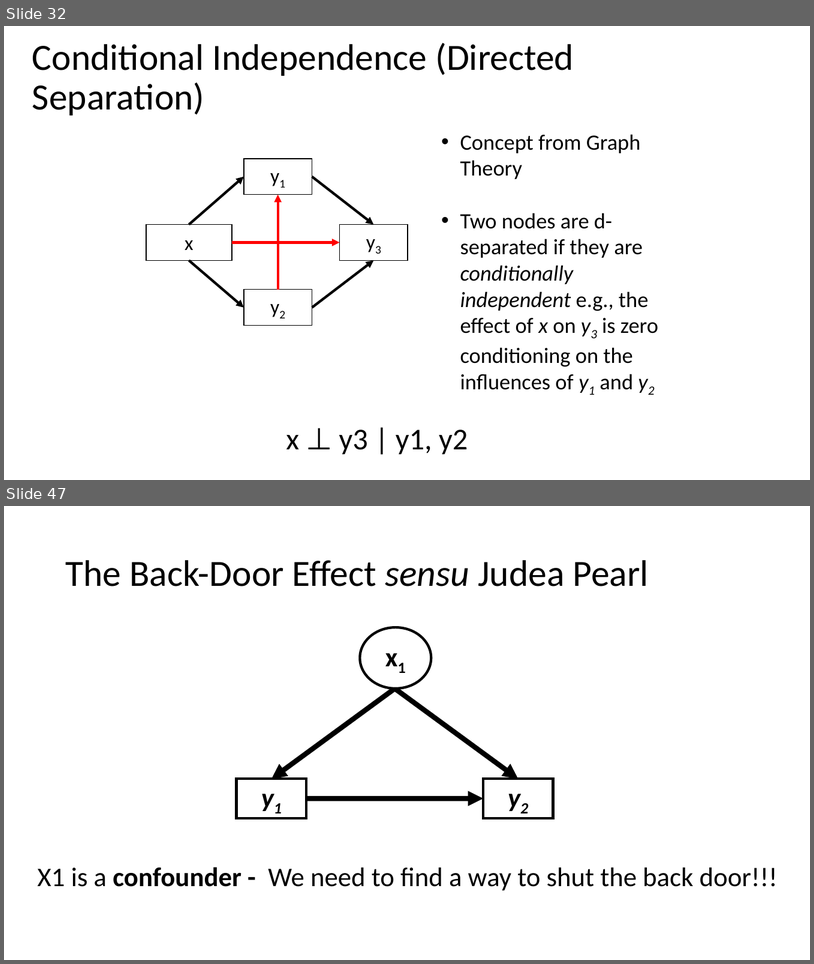
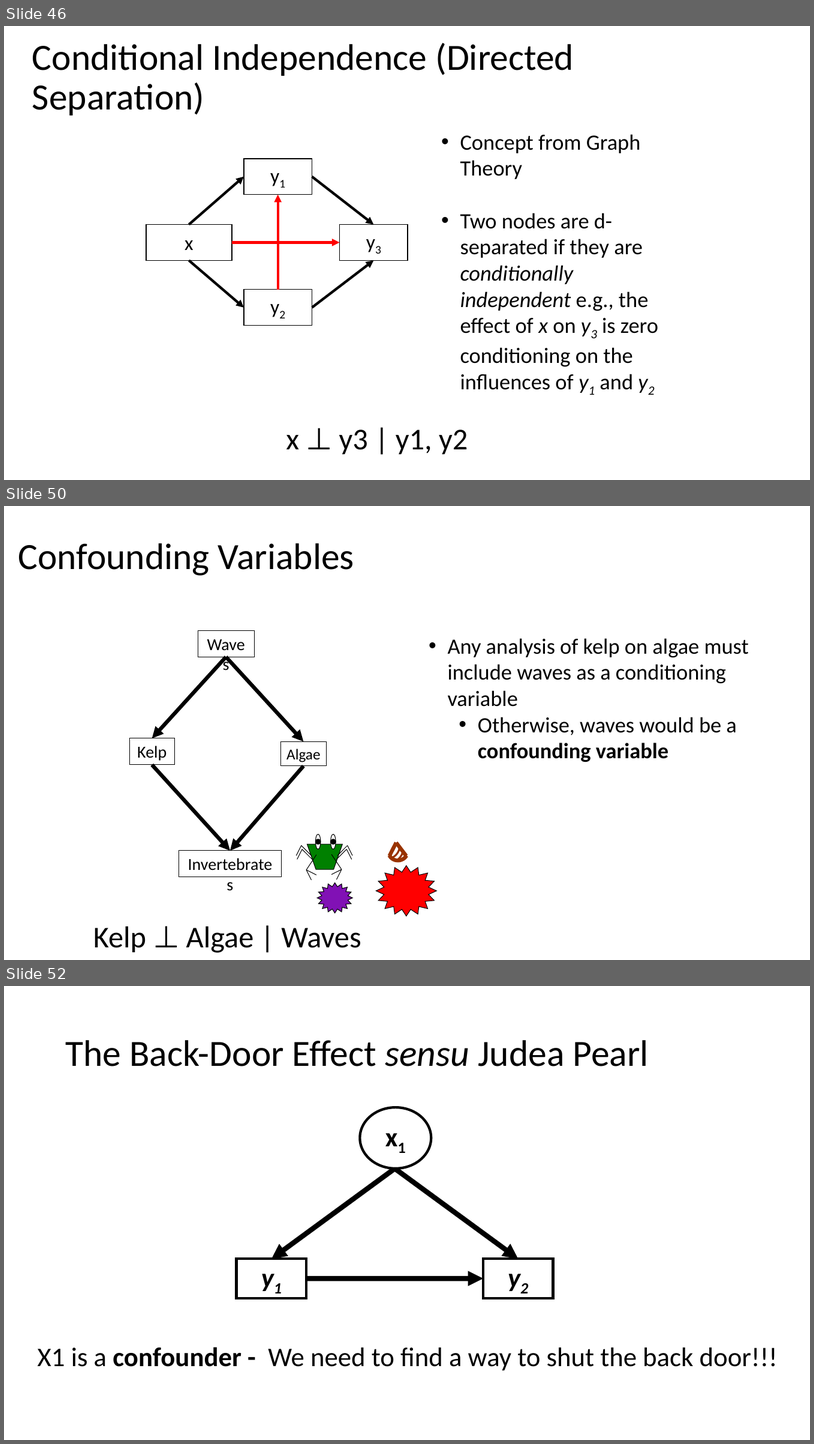
Before and after one commit to biol607/biol607.github.io, a slide deck: lectures/causal_diagrams.pptx. Shown one above the other, each under a label of ours: slides 32 and 47 before the commit, slides 46, 50 and 52 after it; the slides between them are not shown. The pictures are 814x964 and 814x1444 pixels, drawn with LibreOffice and Linux fonts; fonts in the diff are those of the drawing. Boxes give left, top, right and bottom in pixels: in the first picture for what was removed or moved away, otherwise in the second. Text is boxed around its words. In the diff, an @@ line names an element or a change of style, - is before the commit and + after.

```diff
--- a/lectures/causal_diagrams.pptx
+++ b/lectures/causal_diagrams.pptx
@@ slide 50 added at [4,506,810,960], background #FFFFFF @@
@@ title added at [18,543,354,576], 44 pt, text #000000 @@
+Confounding Variables
@@ rectangle added at [198,631,254,657], outline #000000 0.75 pt, 20 pt, text #000000 @@
+Waves
@@ text added at [448,638,749,762], 26 pt, text #000000 @@
+• Any analysis of kelp on algae must include waves as a conditioning variable
+  • Otherwise, waves would be a confounding variable
@@ arrow added from (226, 657) to (152, 738), #000000 4.5 pt @@
@@ arrow added from (226, 657) to (303, 741), #000000 4.5 pt @@
@@ rectangle added at [129,738,174,765], outline #000000 0.75 pt, 20 pt, text #000000 @@
+Kelp
@@ rectangle added at [281,741,327,766], fill #FFFFFF, outline #000000 0.75 pt, 18 pt, text #000000 @@
+Algae
@@ arrow added from (152, 765) to (230, 850), #000000 4.5 pt @@
@@ arrow added from (303, 766) to (230, 850), #000000 4.5 pt @@
@@ rectangle added at [179,850,282,877], outline #000000 0.75 pt, 20 pt, text #000000 @@
+Invertebrates
@@ group added at [296,834,437,916]: 16 lines, 4 freeform shapes, 4 ellipses, 2 stars @@
@@ text added at [93,926,254,952], 36 pt, text #000000 @@
+Kelp ⊥ Algae | Waves
@@ what was slide 32 is now slide 46 @@
@@ what was slide 47 is now slide 52 @@
```
Also in this commit, not shown: 16 slides changed, 18 other slides added, 5 slides removed.
